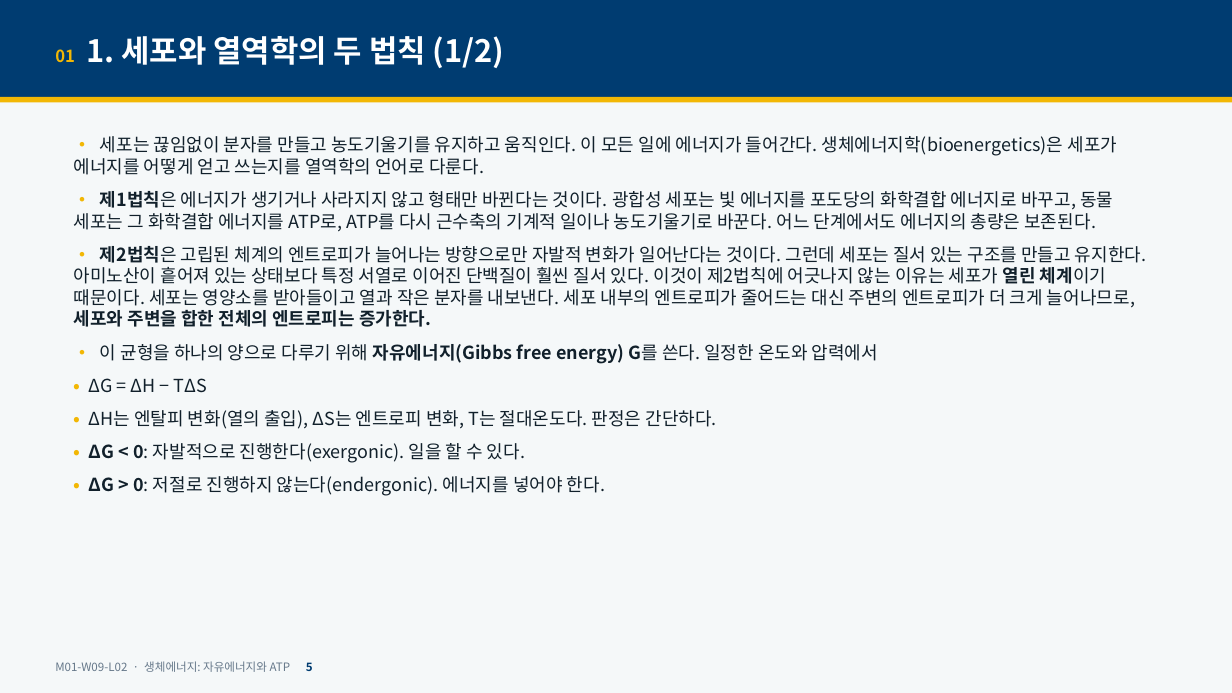
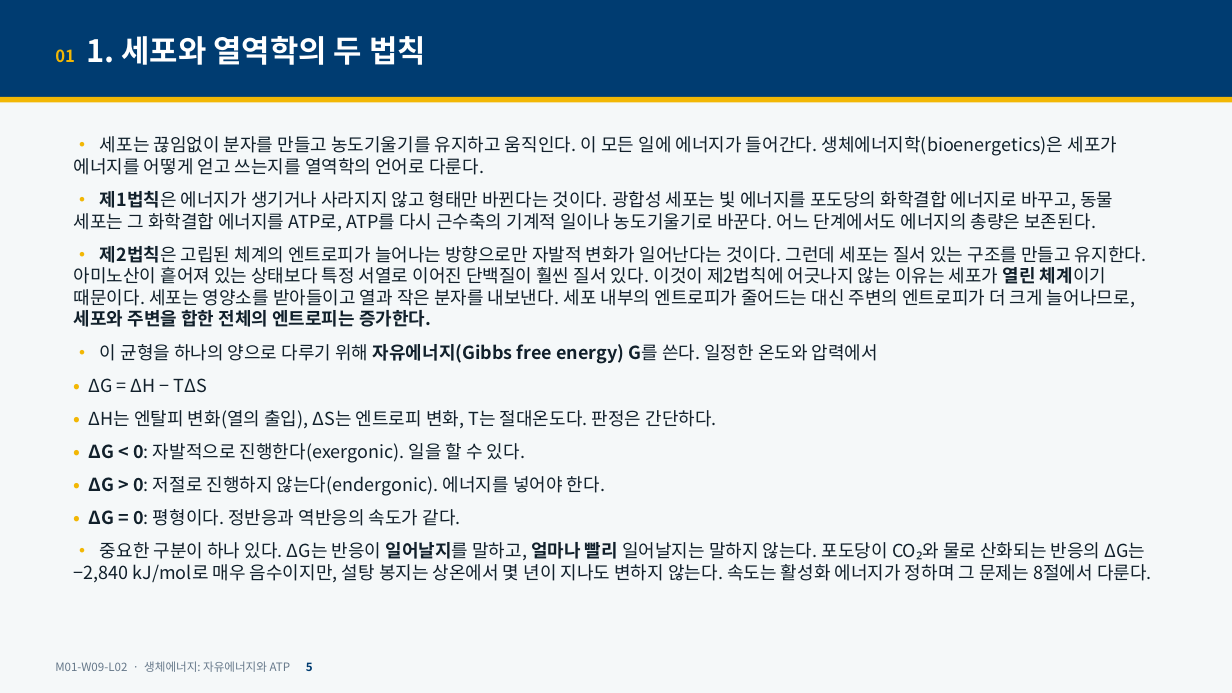
Before and after one commit to hoperiasd2/hoperiasd2.github.io, a slide deck: slide 5 of curriculum/M01/W09/L02/slides.pptx. Drawn at 1232x693 pixels with LibreOffice and Linux fonts; fonts in the diff are those of the drawing. Boxes give left, top, right and bottom in pixels: in the first picture for what was removed or moved away, otherwise in the second. Text is boxed around its words. In the diff, an @@ line names an element or a change of style, - is before the commit and + after.

```diff
--- a/curriculum/M01/W09/L02/slides.pptx
+++ b/curriculum/M01/W09/L02/slides.pptx
@@ text at (x1=55, y1=36, x2=426, y2=65): text changed @@
-01 1. 세포와 열역학의 두 법칙 (1/2)
+01 1. 세포와 열역학의 두 법칙
@@ text at (x1=74, y1=509, x2=1152, y2=583): paragraphs added @@
+• ΔG = 0: 평형이다. 정반응과 역반응의 속도가 같다.
+• 중요한 구분이 하나 있다. ΔG는 반응이 일어날지를 말하고, 얼마나 빨리 일어날지는 말하지 않는다. 포도당이 CO₂와 물로 산화되는 반응의 ΔG는 −2,840 kJ/mol로 매우 음수이지만, 설탕 봉지는 상온에서 몇 년이 지나도 변하지 않는다. 속도는 활성화 에너지가 정하며 그 문제는 8절에서 다룬다.
```
Also in this commit, not shown: 43 other slides changed, 13 slides added, 5 other files.
